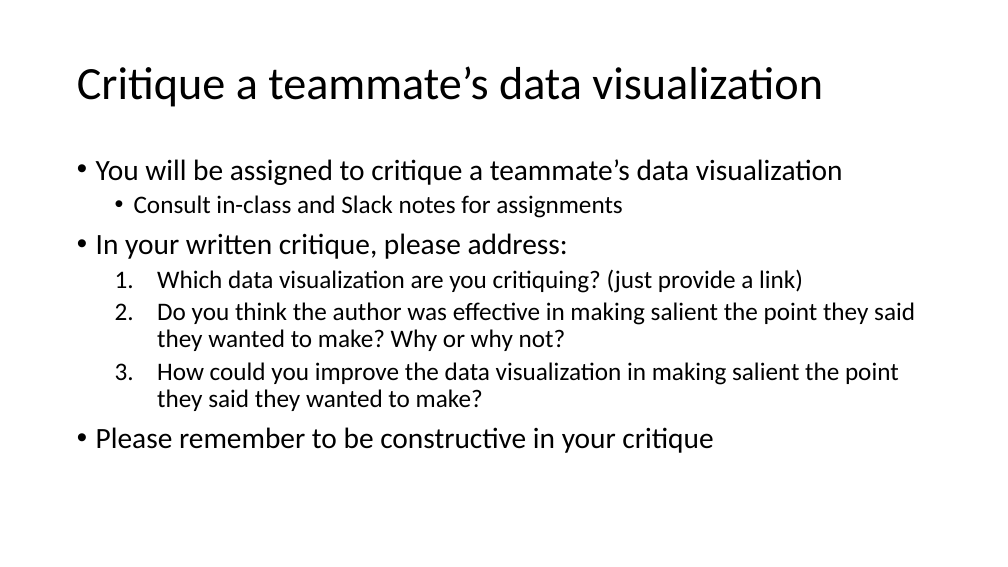
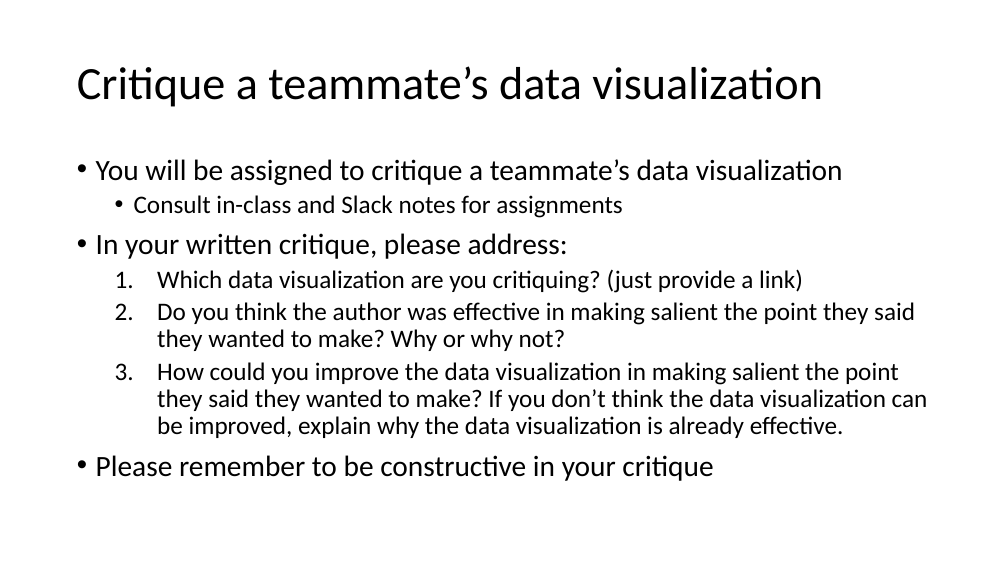
Before and after one commit to JEFworks-Lab/genomic-data-visualization-2023, a slide deck: slide 2 of resources/hw/genomic-data-visualization-HW_2.pptx. Drawn at 1008x567 pixels with LibreOffice and Linux fonts; fonts in the diff are those of the drawing. Boxes give left, top, right and bottom in pixels: in the first picture for what was removed or moved away, otherwise in the second. Text is boxed around its words. In the diff, an @@ line names an element or a change of style, - is before the commit and + after.

Commit message:
update hw2

```diff
--- a/resources/hw/genomic-data-visualization-HW_2.pptx
+++ b/resources/hw/genomic-data-visualization-HW_2.pptx
@@ text at (157,362,928,438): text changed @@
-  3. How could you improve the data visualization in making salient the point they said they wanted to make?
+  3. How could you improve the data visualization in making salient the point they said they wanted to make? If you don’t think the data visualization can be improved, explain why the data visualization is already effective.
```
